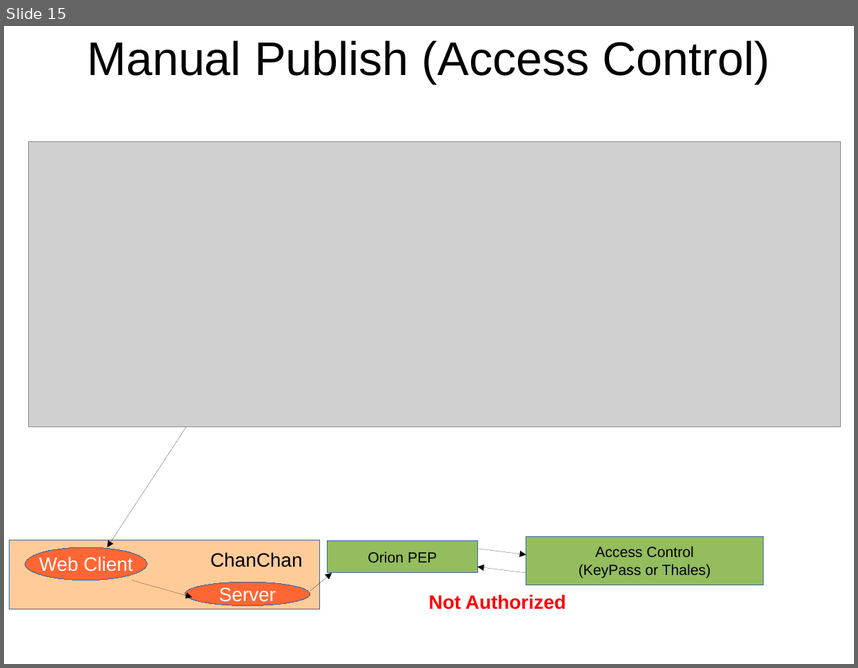
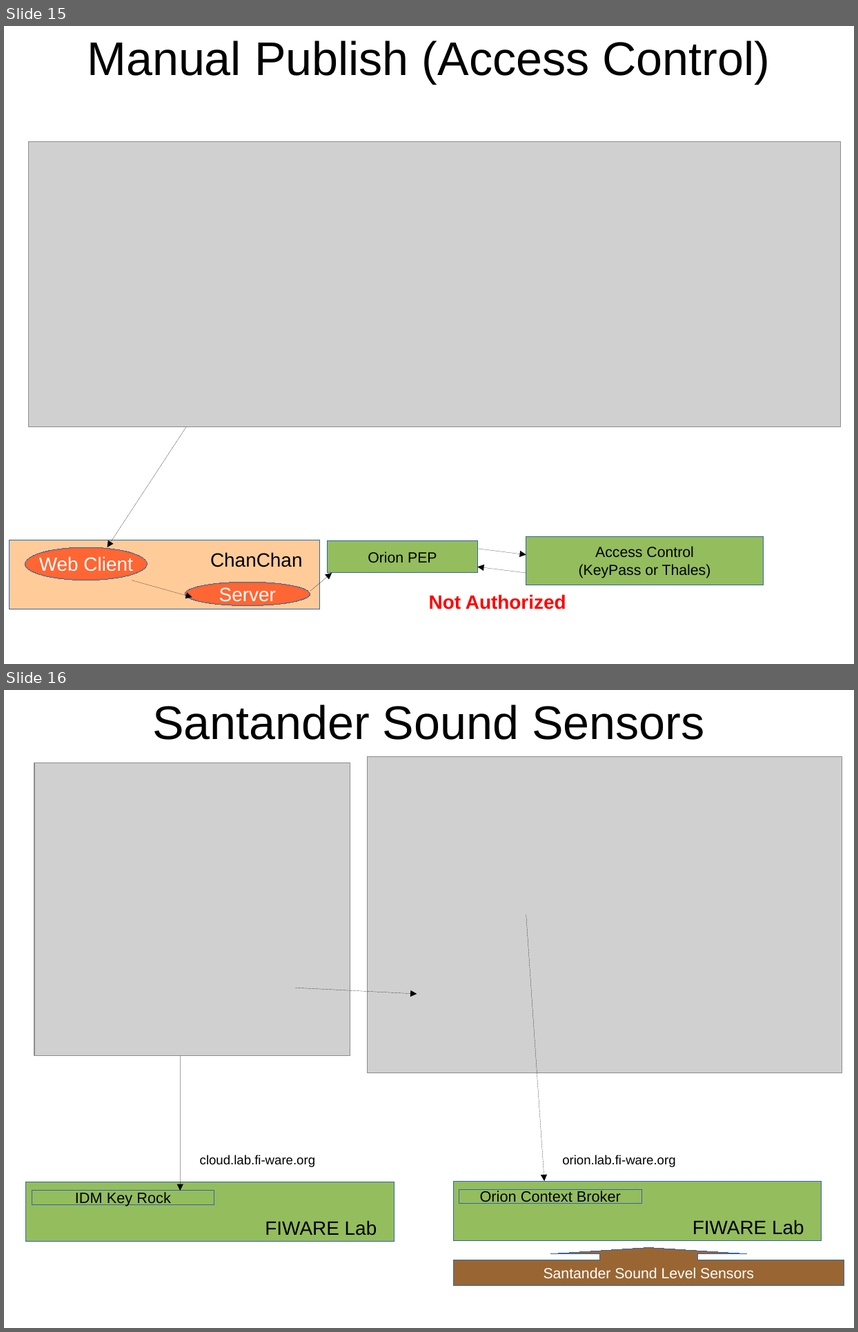
Before and after one commit to Bitergia/fiware-chanchan, a slide deck: doc/ChanChan.odp. Shown one above the other, each under a label of ours: slide 15 before the commit, slides 15 and 16 after it. The pictures are 858x668 and 858x1332 pixels, drawn with LibreOffice and Linux fonts; fonts in the diff are those of the drawing; grey boxes stand for pictures. Boxes give left, top, right and bottom in pixels: in the first picture for what was removed or moved away, otherwise in the second. Text is boxed around its words. In the diff, an @@ line names an element or a change of style, - is before the commit and + after.

Commit message:
Added first slides for Santander sensores. Completed global architecture with KeyRock from filabs.

```diff
--- a/doc/ChanChan.odp
+++ b/doc/ChanChan.odp
@@ slide 16 added at [4, 690, 854, 1328], background #FFFFFF @@
@@ title added at [152, 704, 704, 740], 44 pt, text #000000 @@
+Santander Sound Sensors
@@ picture added at [34, 762, 350, 1056] @@
@@ picture added at [368, 757, 842, 1073] @@
@@ arrow added from (526, 914) to (545, 1181), #000000 0 pt @@
@@ arrow added from (296, 988) to (417, 994), #000000 0 pt @@
@@ arrow added from (180, 1056) to (180, 1191), #000000 0 pt @@
@@ text added at [200, 1154, 315, 1167], 12 pt, text #000000 @@
+cloud.lab.fi-ware.org
@@ text added at [562, 1154, 675, 1167], 12 pt, text #000000 @@
+orion.lab.fi-ware.org
@@ rectangle added at [25, 1182, 395, 1241], fill #94BD5E, outline #3465A4 0 pt @@
@@ rectangle added at [454, 1181, 822, 1240], fill #94BD5E, outline #3465A4 0 pt @@
@@ rectangle added at [32, 1191, 214, 1205], fill #94BD5E, outline #3465A4 0 pt, 14 pt, text #000000 @@
+IDM Key Rock
@@ rectangle added at [459, 1189, 642, 1203], fill #94BD5E, outline #3465A4 0 pt, 14 pt, text #000000 @@
+Orion Context Broker
@@ text added at [265, 1220, 377, 1235], 18 pt, text #000000 @@
+FIWARE Lab
@@ text added at [693, 1219, 804, 1234], 18 pt, text #000000 @@
+FIWARE Lab
@@ up arrow callout added at [454, 1247, 845, 1285], fill #996633, outline #3465A4 0 pt, 13.7 pt, text #FFFFFF @@
+Santander Sound Level Sensors
```
Also in this commit, not shown: 2 slides changed, 1 other slide added, 1 other file.
